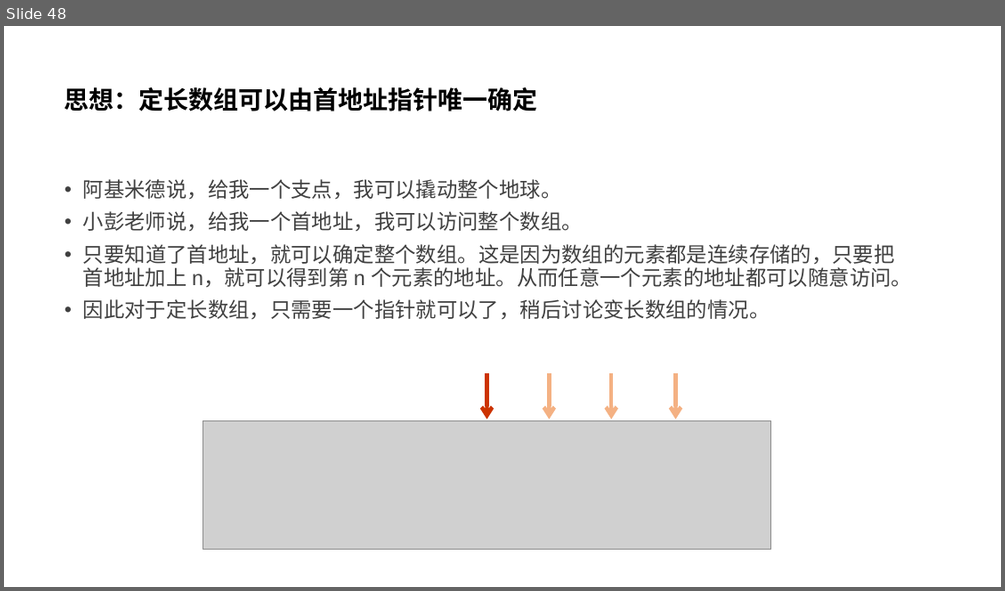
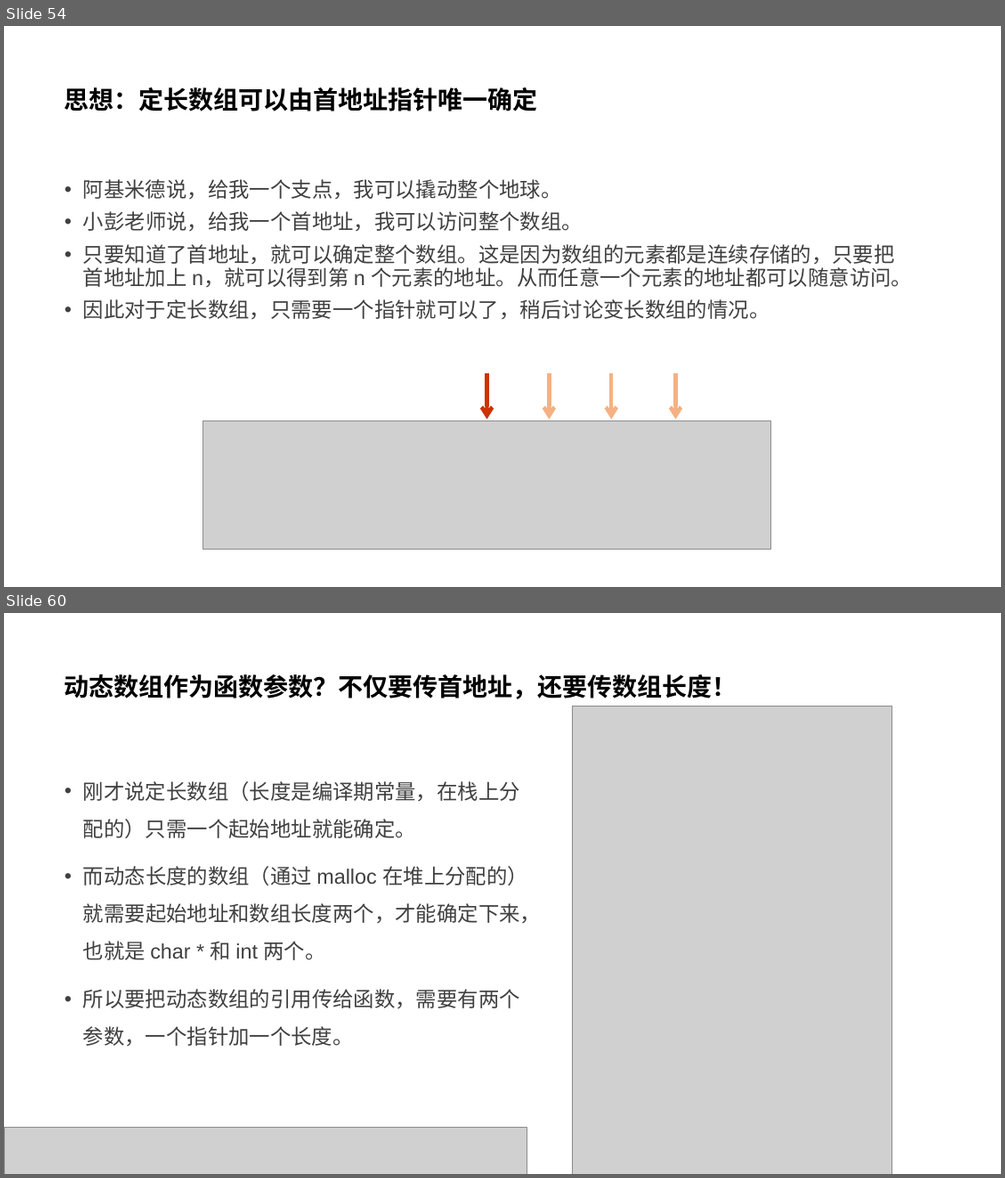
Before and after one commit to parallel101/course, a slide deck: 12/slides.pptx. Shown one above the other, each under a label of ours: slide 48 before the commit, slides 54 and 60 after it; the slides between them are not shown. The pictures are 1005x591 and 1005x1178 pixels, drawn with LibreOffice and Linux fonts; fonts in the diff are those of the drawing; grey boxes stand for pictures. Boxes give left, top, right and bottom in pixels: in the first picture for what was removed or moved away, otherwise in the second. Text is boxed around its words. In the diff, an @@ line names an element or a change of style, - is before the commit and + after.

```diff
--- a/12/slides.pptx
+++ b/12/slides.pptx
@@ slide 60 added at (4, 613, 1001, 1174), background #FFFFFF @@
@@ title added at (65, 674, 737, 699), 24 pt, text #000000, bold @@
+动态数组作为函数参数？不仅要传首地址，还要传数组长度！
@@ picture added at (573, 706, 892, 1174) @@
@@ text added at (83, 781, 541, 1046), 20 pt, text #404040 @@
+• 刚才说定长数组（长度是编译期常量，在栈上分配的）只需一个起始地址就能确定。
+• 而动态长度的数组（通过 malloc 在堆上分配的）就需要起始地址和数组长度两个，才能确定下来，也就是 char * 和 int 两个。
+• 所以要把动态数组的引用传给函数，需要有两个参数，一个指针加一个长度。
@@ picture added at (4, 1127, 526, 1174) @@
@@ what was slide 48 is now slide 54 @@
```
Also in this commit, not shown: 4 slides changed, 36 other slides added, 44 other files.
